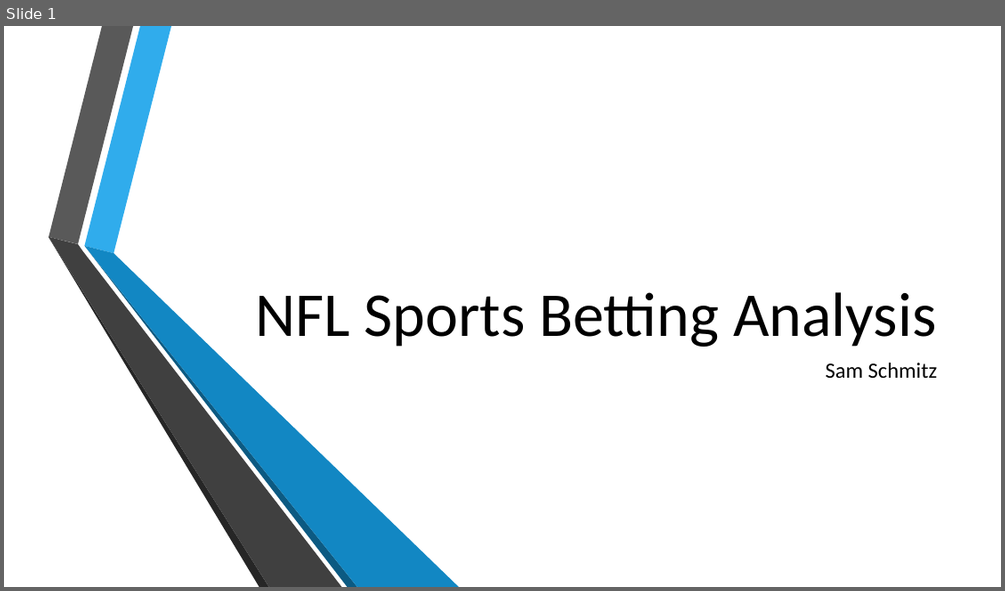
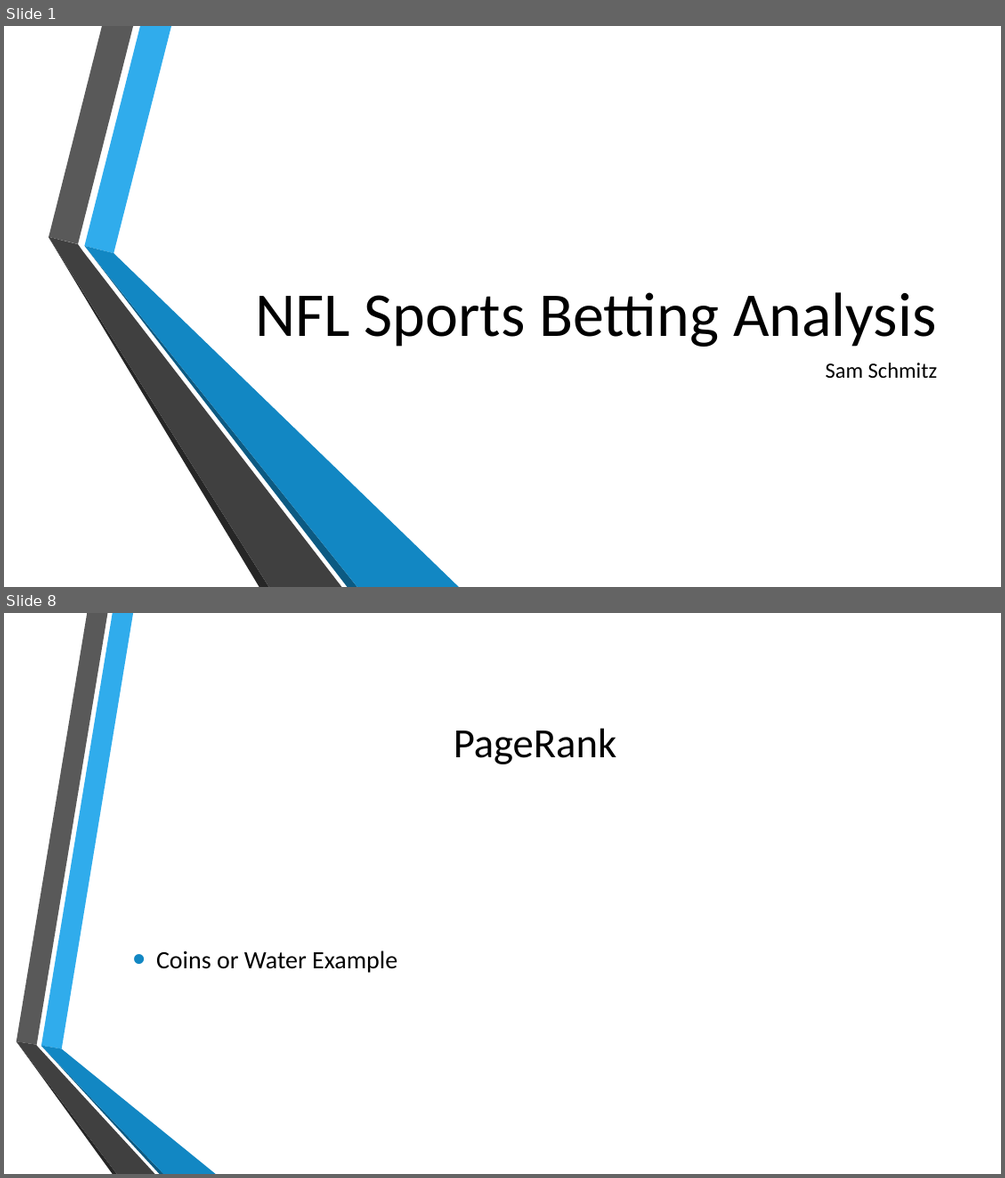
Before and after one commit to jeromeroehmdoane/Sam_Sp25, a slide deck: SUMPresentation.pptx. Shown one above the other, each under a label of ours: slide 1 before the commit, slides 1 and 8 after it; the slides between them are not shown. The pictures are 1005x591 and 1005x1178 pixels, drawn with LibreOffice and Linux fonts; fonts in the diff are those of the drawing; background and template pictures are left out. Boxes give left, top, right and bottom in pixels: in the first picture for what was removed or moved away, otherwise in the second. Text is boxed around its words. In the diff, an @@ line names an element or a change of style, - is before the commit and + after.

```diff
--- a/SUMPresentation.pptx
+++ b/SUMPresentation.pptx
@@ slide 8 added at <box>4,613,1001,1174</box>, background picture (left out) @@
@@ title added at <box>453,728,616,764</box>, 40 pt, text #000000 @@
+PageRank
@@ text added at <box>156,950,397,973</box>, 24 pt, text #000000 @@
+• Coins or Water Example
@@ group added at <box>16,613,216,1174</box>: 6 freeform shapes @@
```
Also in this commit, not shown: 9 other slides added, 1 slide removed, 4 other files.
